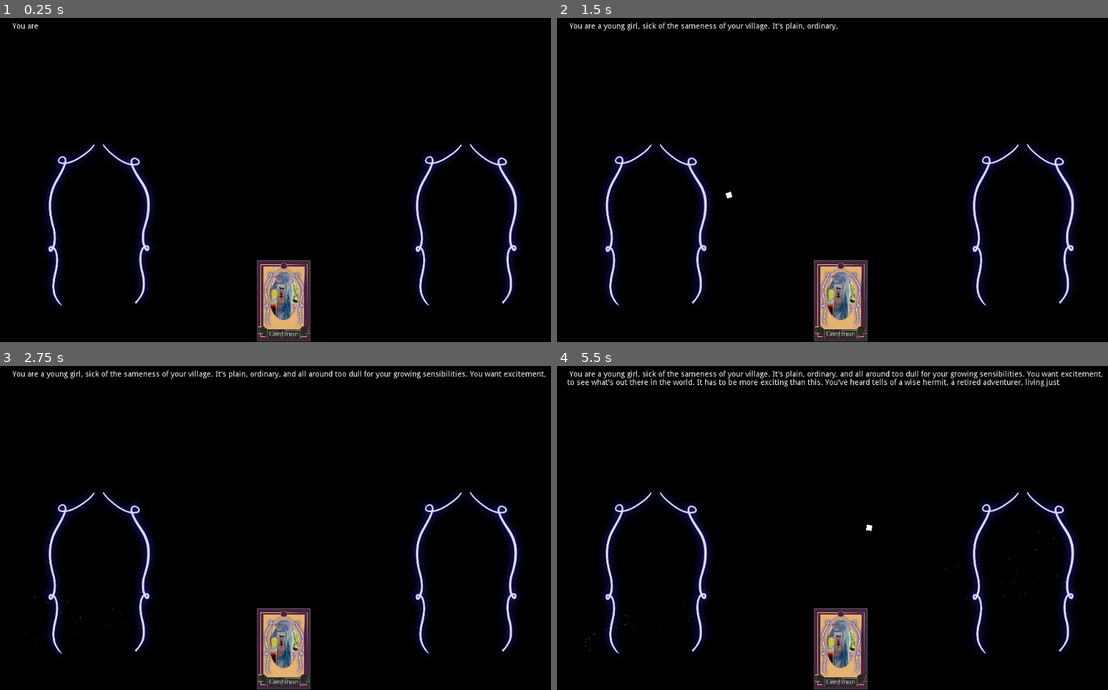
Above: before the commit, frames 1-4 (two rows, left to right).
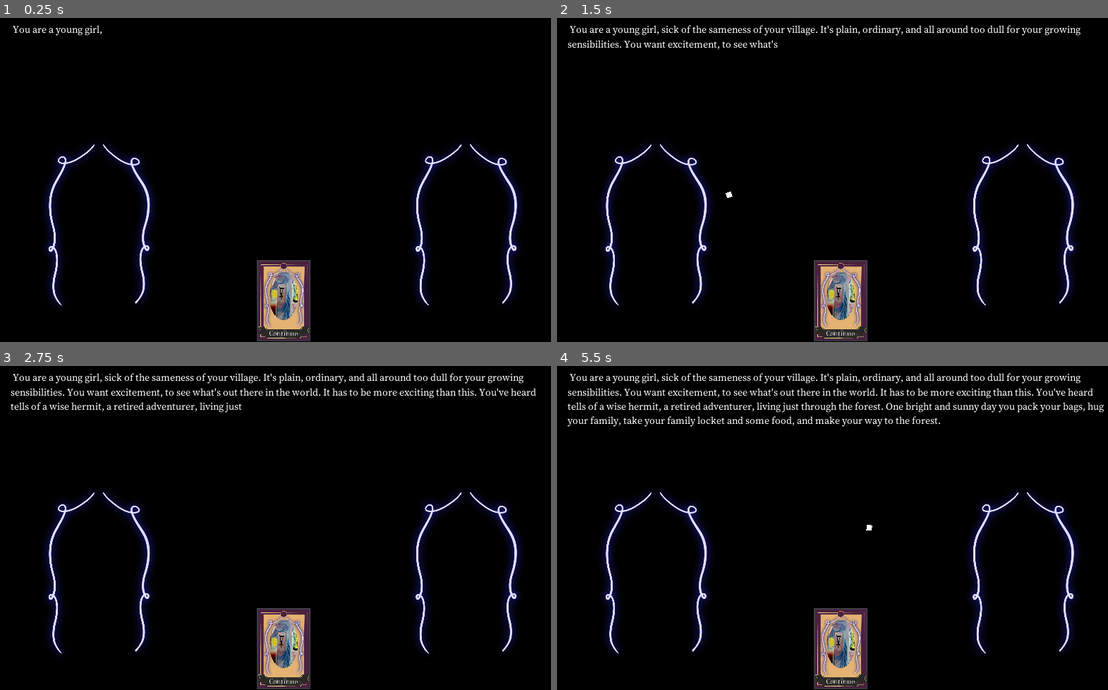
Above: after the commit, the same moments.

Repository: AngelOnFira/ggj-2022
Game: Godot game, scene res://Main.tscn
Two runs of this game, one before a commit and one after it. Both use one fixed random seed, a clock stepped at 60 frames per second and the inputs below.
Inputs (mouse positions are in pixels of both pictures, inside the frame that each line leads up to):
- Up to frame 1 (0.25 s): no input
- Up to frame 2 (1.5 s): move the mouse to (838, 299) at 0.52 s; click (838, 299) at 0.6 s; move the mouse to (727, 192) at 1.27 s; click (727, 192) at 1.35 s
- Up to frame 3 (2.75 s): move the mouse to (336, 453) at 2.02 s; click (336, 453) at 2.1 s
- Up to frame 4 (5.5 s): move the mouse to (810, 589) at 2.77 s; click (810, 589) at 2.85 s; tap Enter at 3.5, 5 s; move the mouse to (1008, 573) at 3.52 s; click (1008, 573) at 3.6 s; tap Space at 4.25 s; move the mouse to (667, 476) at 4.27 s; click (667, 476) at 4.35 s; move the mouse to (865, 524) at 5.02 s; click (865, 524) at 5.1 s

The runs differ from the first frame. In frame 1, 1.0% of the frame differs, in the area x 2-94%, y 1-99%; in frame 2, 2.3%; in frame 3, 3.5%; in frame 4, 5.4%, in the area x 1-100%, y 1-99%.

Commit message:
Added pulse to frames

Diff:
--- a/DecisionArea.gd
+++ b/DecisionArea.gd
@@ -3,15 +3,21 @@
 export var decision: String = "default"
 var showing_text = false
 
+func _process(delta):
+	if !showing_text:
+		self.get_node("CPUParticles2D").emitting = false
+		$AnimationPlayer.stop()
 
 func _on_DecisionArea_mouse_entered():
 	self.get_tree().call_group("MouseCards", "enter_area", self.decision, self)
-	self.get_node("CPUParticles2D").emitting = true
+	if showing_text:
+		self.get_node("CPUParticles2D").emitting = true
+		$AnimationPlayer.play("Pulse")
 
 
 func _on_DecisionArea_mouse_exited():
 	self.get_tree().call_group("MouseCards", "exit_area", self)
-	self.get_node("CPUParticles2D").emitting = false
+
 
 
 func show_text():
--- a/DecisionArea.tscn
+++ b/DecisionArea.tscn
@@ -11,6 +11,38 @@
 [sub_resource type="Gradient" id=2]
 offsets = PoolRealArray( 0, 0.214085, 0.36338, 0.676056, 0.870423, 1 )
 colors = PoolColorArray( 0, 0, 0, 1, 1, 1, 1, 1, 0.345098, 0.6, 0.67451, 1, 0.345098, 0.6, 0.67451, 1, 1, 1, 1, 1, 0, 0, 0, 1 )
+
+[sub_resource type="Animation" id=3]
+resource_name = "Pulse"
+length = 2.0
+loop = true
+tracks/0/type = "value"
+tracks/0/path = NodePath("TextureRect:modulate")
+tracks/0/interp = 1
+tracks/0/loop_wrap = true
+tracks/0/imported = false
+tracks/0/enabled = true
+tracks/0/keys = {
+"times": PoolRealArray( 0, 0.3, 0.6 ),
+"transitions": PoolRealArray( 1, 1, 1 ),
+"update": 0,
+"values": [ Color( 1, 1, 1, 1 ), Color( 1, 1, 1, 0 ), Color( 1, 1, 1, 1 ) ]
+}
+
+[sub_resource type="Animation" id=4]
+length = 0.001
+tracks/0/type = "value"
+tracks/0/path = NodePath("TextureRect:modulate")
+tracks/0/interp = 1
+tracks/0/loop_wrap = true
+tracks/0/imported = false
+tracks/0/enabled = true
+tracks/0/keys = {
+"times": PoolRealArray( 0 ),
+"transitions": PoolRealArray( 1 ),
+"update": 0,
+"values": [ Color( 1, 1, 1, 1 ) ]
+}
 
 [node name="DecisionArea" type="Control" groups=["decisions"]]
 anchor_right = 1.0
@@ -77,5 +109,9 @@
 scale_amount_random = 0.82
 color_ramp = SubResource( 2 )
 
+[node name="AnimationPlayer" type="AnimationPlayer" parent="."]
+anims/Pulse = SubResource( 3 )
+anims/RESET = SubResource( 4 )
+
 [connection signal="mouse_entered" from="." to="." method="_on_DecisionArea_mouse_entered"]
 [connection signal="mouse_exited" from="." to="." method="_on_DecisionArea_mouse_exited"]
--- a/Narrator.gd
+++ b/Narrator.gd
@@ -4,7 +4,7 @@
 var current_text:String = ""
 var text_to_add:Array= []
 var culmitive_delta:float = 0.0
-export var update_speed:float = 0.1
+export var update_speed:float = 0.05
 var current_index_in_text_to_add:int = 0
 
 # Called when the node enters the scene tree for the first time.
--- a/Narrator.tscn
+++ b/Narrator.tscn
@@ -25,6 +25,10 @@
 margin_top = 20.0
 margin_right = 1004.0
 margin_bottom = 180.0
+custom_fonts/mono_font = ExtResource( 2 )
+custom_fonts/bold_italics_font = ExtResource( 2 )
+custom_fonts/italics_font = ExtResource( 2 )
+custom_fonts/bold_font = ExtResource( 2 )
 custom_fonts/normal_font = ExtResource( 2 )
 bbcode_enabled = true
 bbcode_text = "Lorem ipsum dolor sit amet, consectetur adipiscing elit, sed do eiusmod tempor incididunt ut labore et d …(340 unchanged characters)…
--- a/project.godot
+++ b/project.godot
@@ -34,6 +34,11 @@
 
 Blackboard="*res://Blackboard.gd"
 
+[display]
+
+window/stretch/mode="2d"
+window/stretch/aspect="keep"
+
 [input]
 
 mouse={
Not shown: 1 places in DecisionArea.tscn that only renumber resources
